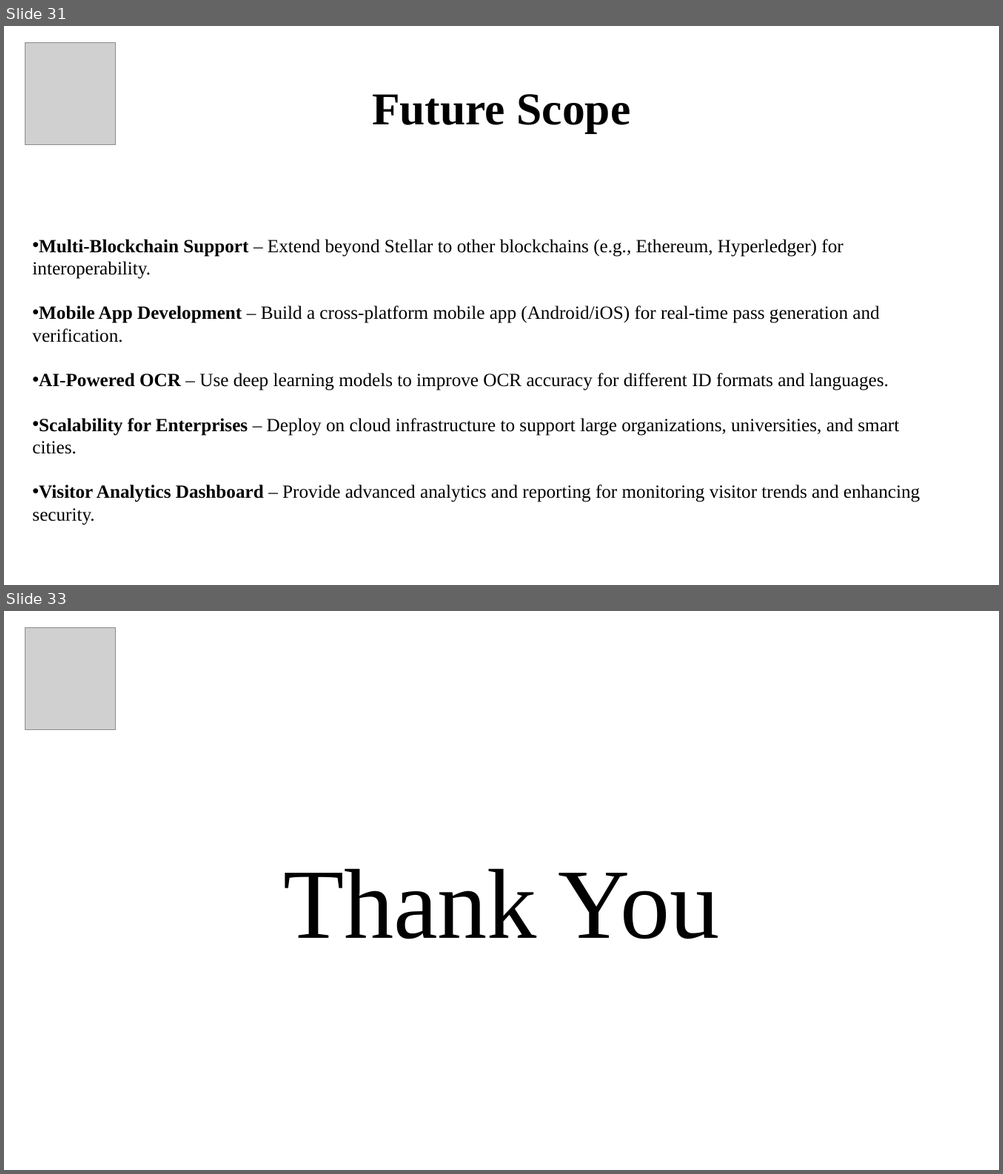
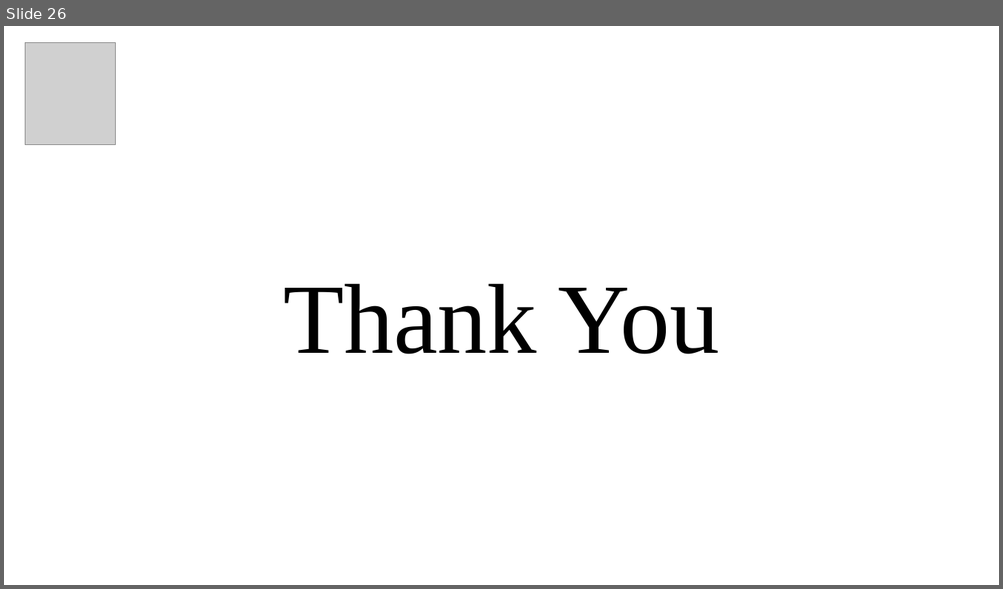
Before and after one commit to yuvaakhil/TrustAgent, a slide deck: Docs/TrustAgent.pptx. Shown one above the other, each under a label of ours: slides 31 and 33 before the commit, slide 26 after it; the slides between them are not shown. The pictures are 1003x1174 and 1003x589 pixels, drawn with LibreOffice and Linux fonts; fonts in the diff are those of the drawing; grey boxes stand for pictures. Boxes give left, top, right and bottom in pixels: in the first picture for what was removed or moved away, otherwise in the second. Text is boxed around its words. In the diff, an @@ line names an element or a change of style, - is before the commit and + after.

```diff
--- a/Docs/TrustAgent.pptx
+++ b/Docs/TrustAgent.pptx
@@ slide 31 removed at (4,26,999,585), background #FFFFFF @@
@@ picture removed at (25,42,115,144) @@
@@ title removed at (372,94,631,133) @@
-Future Scope
@@ text removed at (32,239,919,526) @@
-• Multi-Blockchain Support – Extend beyond Stellar to other blockchains (e.g., Ethereum, Hyperledger) for interoperability.
-• Mobile App Development – Build a cross-platform mobile app (Android/iOS) for real-time pass generation and verification.
-• AI-Powered OCR – Use deep learning models to improve OCR accuracy for different ID formats and languages.
-• Scalability for Enterprises – Deploy on cloud infrastructure to support large organizations, universities, and smart cities.
-• Visitor Analytics Dashboard – Provide advanced analytics and reporting for monitoring visitor trends and enhancing security.
@@ what was slide 33 is now slide 26 @@
```
Also in this commit, not shown: 14 slides changed, 3 slides added, 9 other slides removed, 9 other files.
